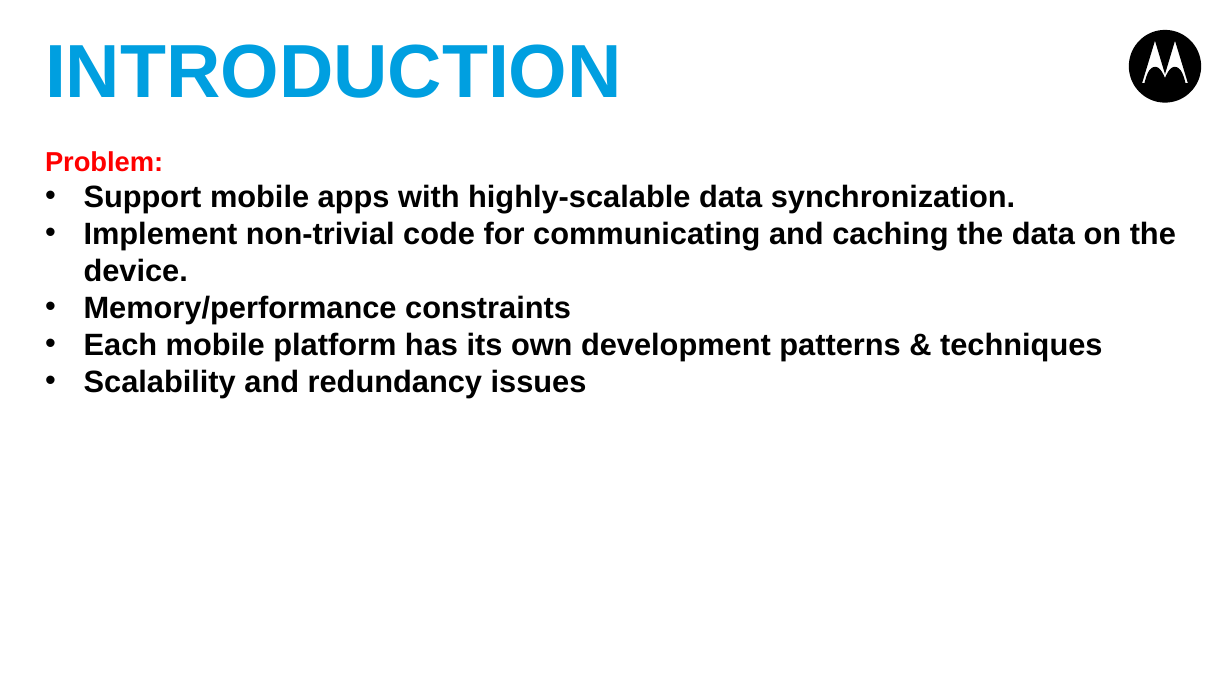
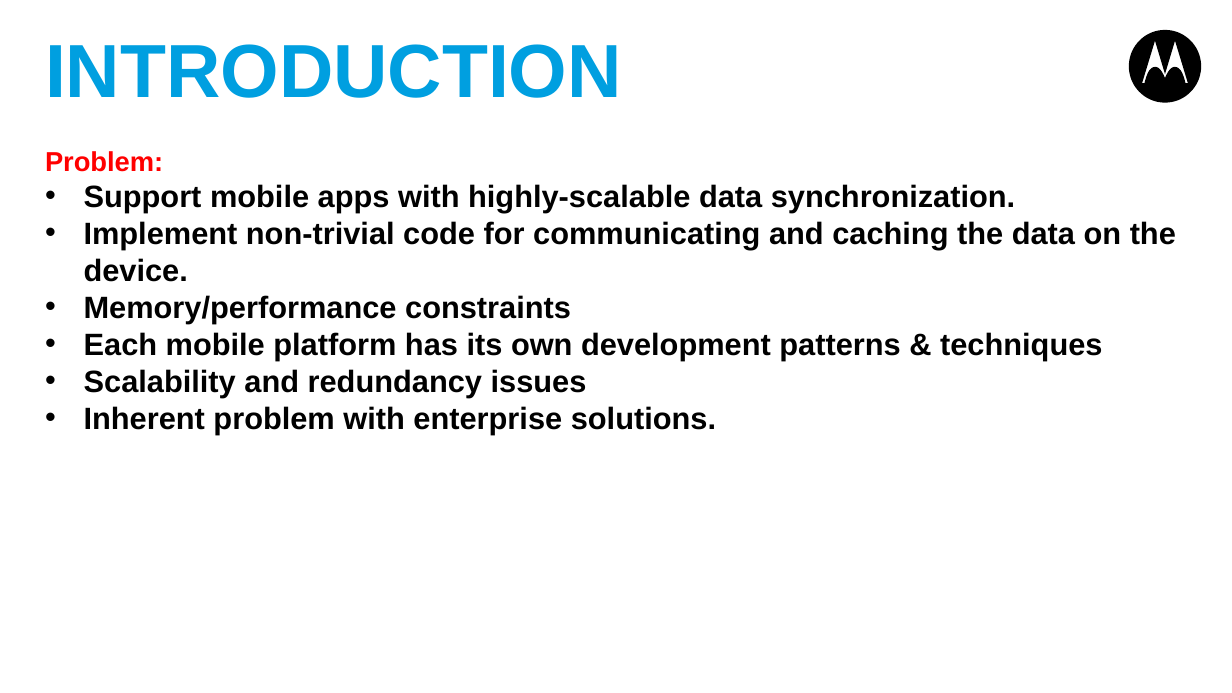
Before and after one commit to shurab/Rhoconnect-Demo, a slide deck: slide 3 of Rhoconnect-appforum.pptx. Drawn at 1232x693 pixels with LibreOffice and Linux fonts; fonts in the diff are those of the drawing. Boxes give left, top, right and bottom in pixels: in the first picture for what was removed or moved away, otherwise in the second. Text is boxed around its words. In the diff, an @@ line names an element or a change of style, - is before the commit and + after.

```diff
--- a/Rhoconnect-appforum.pptx
+++ b/Rhoconnect-appforum.pptx
@@ text at [84,406,716,434]: paragraph added @@
+• Inherent problem with enterprise solutions.
```
Also in this commit, not shown: 3 other slides changed.
